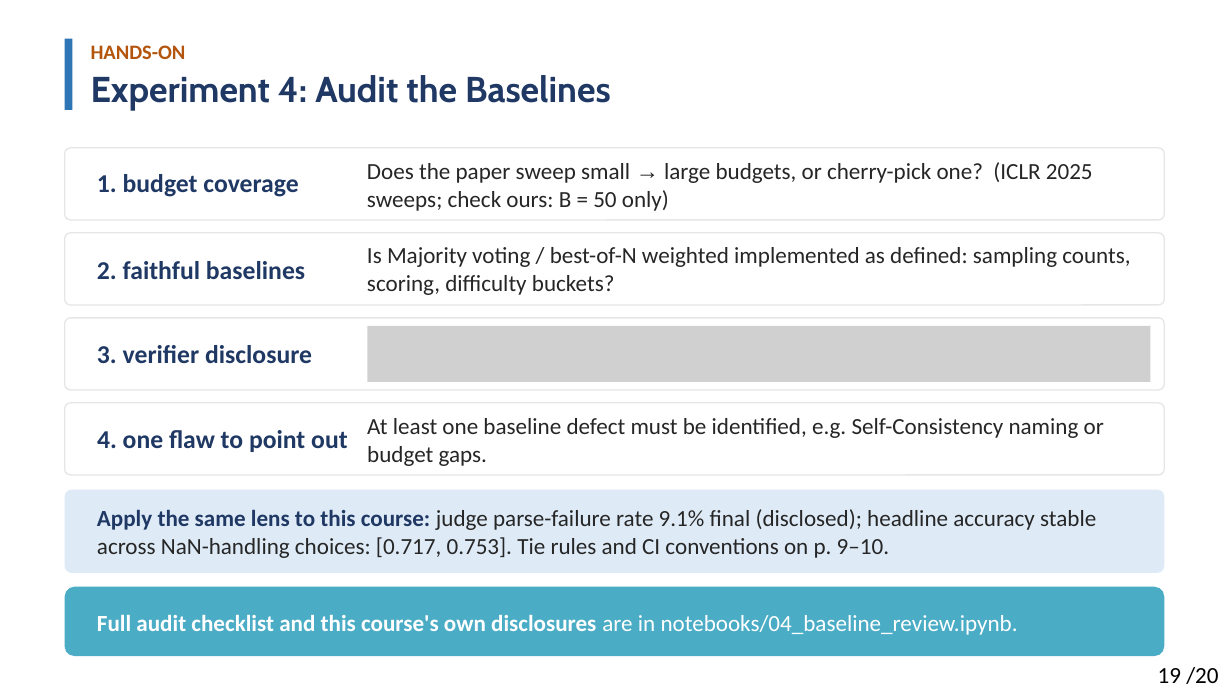
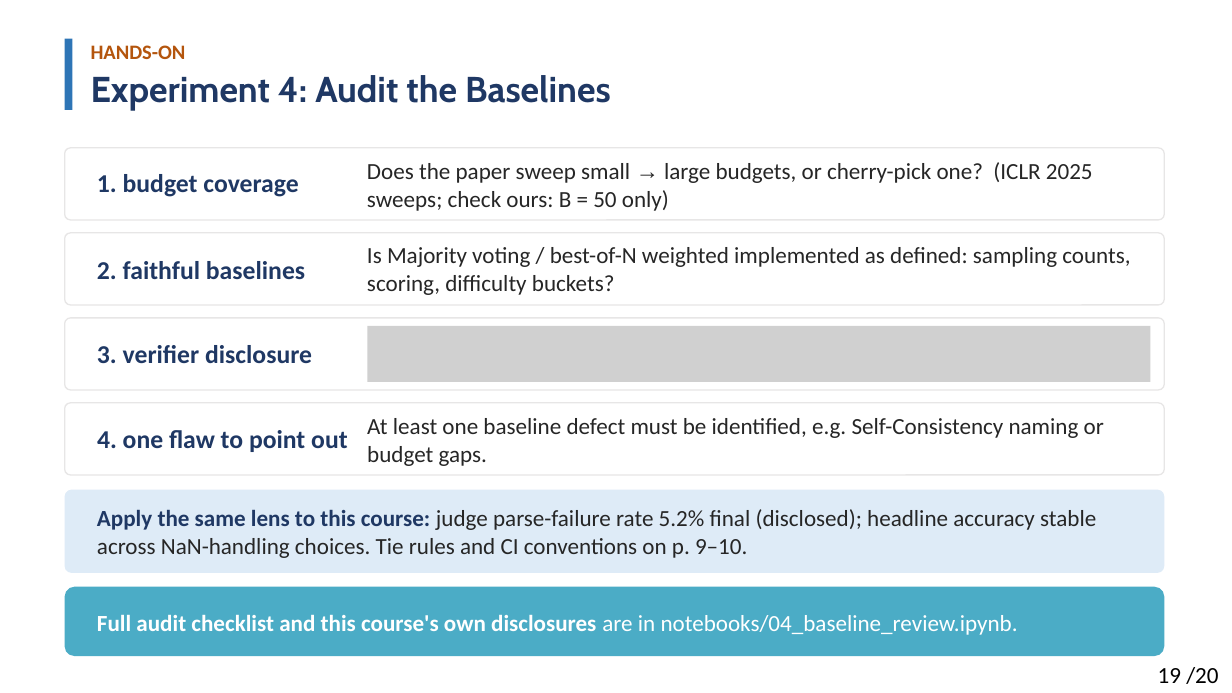
Before and after one commit to Solitus0726/search-vs-verify-course, a slide deck: slide 19 of slides/lecture_slides.pptx. Drawn at 1232x693 pixels with LibreOffice and Linux fonts; fonts in the diff are those of the drawing; grey boxes stand for pictures. Boxes give left, top, right and bottom in pixels: in the first picture for what was removed or moved away, otherwise in the second. Text is boxed around its words. In the diff, an @@ line names an element or a change of style, - is before the commit and + after.

```diff
--- a/slides/lecture_slides.pptx
+++ b/slides/lecture_slides.pptx
@@ text at (x1=97, y1=509, x2=1096, y2=558): text changed @@
-Apply the same lens to this course: judge parse-failure rate 9.1% final (disclosed); headline accuracy stable across NaN-handling choices: [0.717, 0.753]. Tie rules and CI conventions on p. 9–10.
+Apply the same lens to this course: judge parse-failure rate 5.2% final (disclosed); headline accuracy stable across NaN-handling choices. Tie rules and CI conventions on p. 9–10.
```
Also in this commit, not shown: 3 other slides changed, 2 other files.
